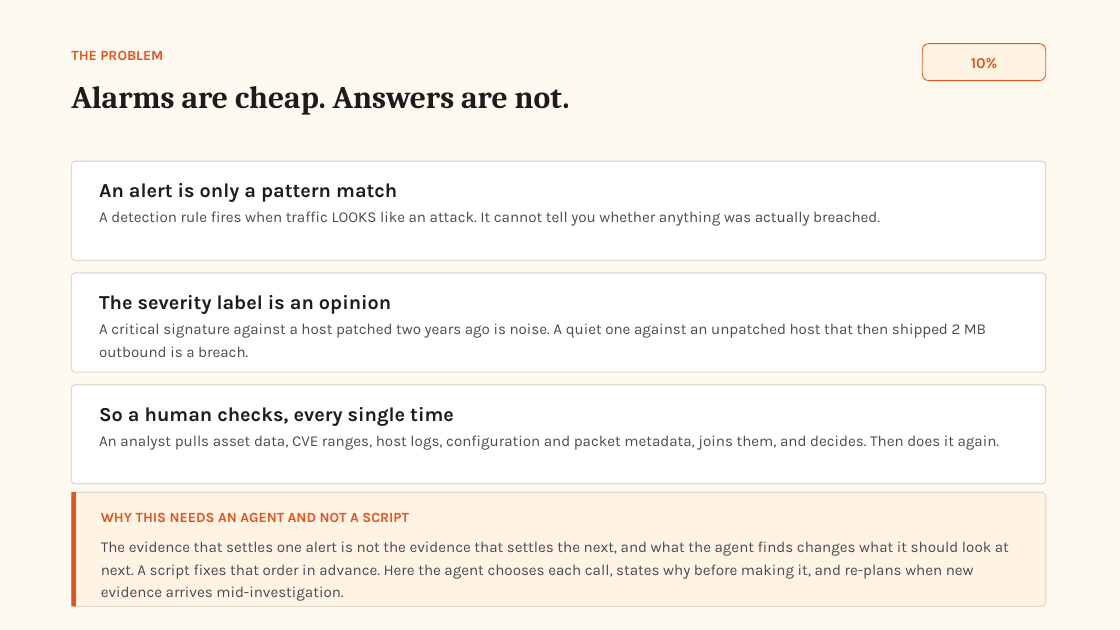
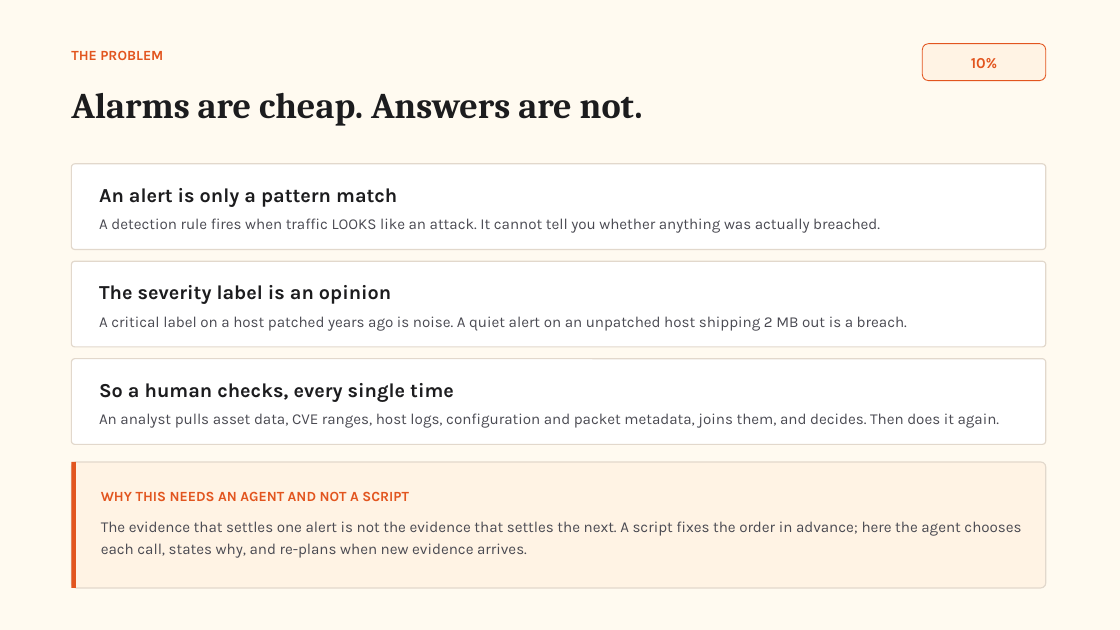
Before and after one commit to Graybeep/Dropout_Autonomous-SOC-Investigation-Response-Agent, a slide deck: slide 2 of deck.pptx. Drawn at 1120x630 pixels with LibreOffice and Linux fonts; fonts in the diff are those of the drawing. Boxes give left, top, right and bottom in pixels: in the first picture for what was removed or moved away, otherwise in the second. Text is boxed around its words. In the diff, an @@ line names an element or a change of style, - is before the commit and + after.

Commit message:
Add architecture documentation; add a matching architecture slide to the deck
docs/ARCHITECTURE.md covers the nine components the brief asked for, each mapped
to the file and function that implements it: Agent/Controller, Tools, External
Systems, Memory/State, Retrieval, Planning, Evaluation/Verification, Human
Interaction and Failure Handling. It includes a Mermaid diagram with a
plain-text fallback, a sequence diagram of the normal path, and the
reconsideration and failure paths traced through real scenarios. Every numeric
and structural claim was checked against the code before committing: turn cap
14, rejection cap 3, retry cap 5, both score clamps, the two-hour stale-lock
timeout, and that the control-plane functions are absent from both agent
toolsets. All sixteen file paths it cites exist.

It states two things plainly rather than implying otherwise: retrieval is
structured keyed lookup with no vector store, by design, and there is no
separate planner module - planning is the model working inside constraints the
prompts set, with re-planning after new evidence enforced structurally by
reconsider() re-entering at HYPOTHESIZE.

The README's component table now lists the same nine, splitting Tools from
Retrieval. That closes the earlier "nine components, eight named" gap and the
README-versus-deck contradiction.

Deck: new slide 4, the same nine components as a diagram. Rendered every slide
through PowerPoint and inspected the output rather than trusting geometry
checks, which found four layout defects a bounds check could not see - two
titles wrapping into content and being clipped (slides 3 and 7), a card overflow
on slide 2, and a legend colliding with body text on slide 4 - plus slide 9
quoting 105/105 where the README uses 99/99 as the single public number. All
fixed and re-rendered.

```diff
--- a/deck.pptx
+++ b/deck.pptx
@@ text "Alarms are cheap. Answers are ..." at (71, 93, 643, 126): size 27 to 31 pt @@
@@ rounded rectangle: place and size @@
-rounded rectangle at (71, 161, 1046, 260)
+rounded rectangle at (71, 164, 1046, 250)
@@ text "An alert is only a ...": place and size @@
-text "An alert is only a ..." at (99, 183, 397, 202)
+text "An alert is only a ..." at (99, 188, 397, 207)
@@ text "A detection rule fires when ...": place and size @@
-text "A detection rule fires when ..." at (99, 211, 880, 226)
+text "A detection rule fires when ..." at (99, 218, 880, 233)
@@ rounded rectangle: place and size @@
-rounded rectangle at (71, 273, 1046, 372)
+rounded rectangle at (71, 261, 1046, 347)
@@ text "The severity label is an ...": place and size @@
-text "The severity label is an ..." at (99, 295, 391, 314)
+text "The severity label is an ..." at (99, 285, 391, 304)
@@ text at (99, 316, 907, 331): text changed @@
-A critical signature against a host patched two years ago is noise. A quiet one against an unpatched host that then shipped 2 MB outbound is a breach.
+A critical label on a host patched years ago is noise. A quiet alert on an unpatched host shipping 2 MB out is a breach.
@@ rounded rectangle: place and size @@
-rounded rectangle at (71, 385, 1046, 484)
+rounded rectangle at (71, 359, 1046, 444)
@@ text "So a human checks, every ...": place and size @@
-text "So a human checks, every ..." at (99, 407, 454, 426)
+text "So a human checks, every ..." at (99, 383, 454, 402)
@@ text "An analyst pulls asset data, ...": place and size @@
-text "An analyst pulls asset data, ..." at (99, 435, 1000, 450)
+text "An analyst pulls asset data, ..." at (99, 413, 1000, 428)
@@ rounded rectangle: place and size @@
-rounded rectangle at (71, 492, 1046, 607)
+rounded rectangle at (71, 462, 1046, 588)
@@ rectangle: place and size @@
-rectangle at (71, 492, 76, 607)
+rectangle at (71, 462, 76, 588)
@@ text "WHY THIS NEEDS AN AGENT ...": place and size @@
-text "WHY THIS NEEDS AN AGENT ..." at (101, 512, 409, 522)
+text "WHY THIS NEEDS AN AGENT ..." at (101, 491, 409, 501)
@@ text at (101, 521, 1021, 558): text changed @@
-The evidence that settles one alert is not the evidence that settles the next, and what the agent finds changes what it should look at next. A script fixes that order in advance. Here the agent chooses each call, states why before making it, and re-plans when new evidence arrives mid-investigation.
+The evidence that settles one alert is not the evidence that settles the next. A script fixes the order in advance; here the agent chooses each call, states why, and re-plans when new evidence arrives.
```
Also in this commit, not shown: 7 other slides changed, 1 slide added, 2 slides removed, 3 other files.
